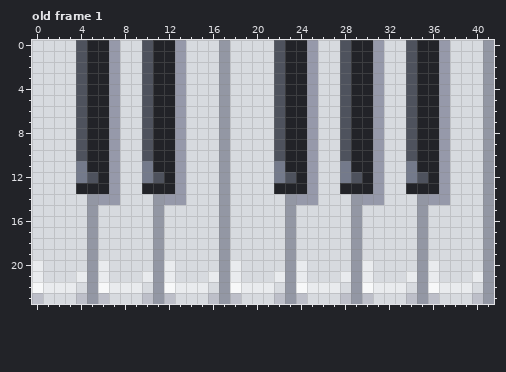
One commit to this pixel-art file: gfx/ui/piano_roll.aseprite. The picture above was drawn from the file before the commit.
42x24 pixels, 1 frame. Colours within 5 levels of each other are drawn and written as one. Shown: old frame 1. The commit also changed other frames, which this record leaves out.
And afterwards:
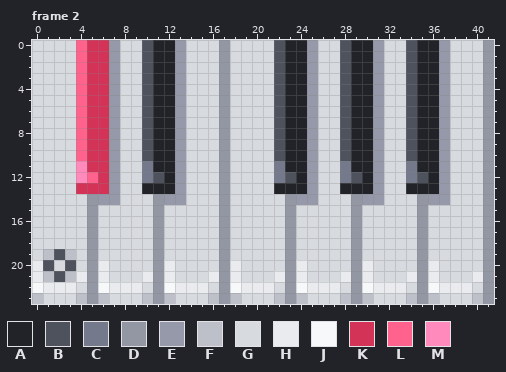
Palette (. is transparent): A #222328  B #4e525d  C #747a8b  D #9397a4  E #9699aa  F #bdbfc9  G #d7dadf  H #e9ebee  J #f7f8f9  K #d43358  L #ff628d  M #ff8abb
A new or re-ordered frame is compared with the old frame closest to it.
Changes in this commit:
frames 1 -> 12
layer "Red Keys" added
Frame 2 is new; against old frame 1, layers "Red Keys", "Layer 2":
The edit turns colour G into colour B in row 19 at x 2; in row 20 at x 1 and 3; in row 21 at x 2.
The edit turns colour G into colour F in row 19 at x 1 and 3; in row 21 at x 1 and 3.
The edit turns colour A into colour K in rows 0 to 11 at x 5 to 6; in row 12 at x 6; in row 13 at x 4 to 6.
The edit turns colour B into colour L in rows 0 to 10 at x 4; in row 12 at x 5.
The edit turns colour C into colour M in rows 11 to 12 at x 4.
Where, in picture pixels (left, top, right, bottom), the same in both pictures:
changed: (76, 40, 109, 194)
changed: (43, 249, 76, 282)
